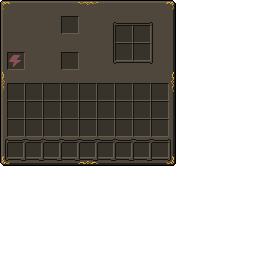
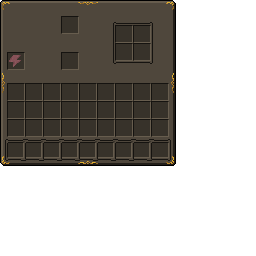
Before/after of a 256 × 256 layered artwork. What changed in the layer stack:
removed layer "background" over [left=2, top=72, right=174, bottom=93]
renamed "bordered-slots" to "te_background.png", painted on it over [left=2, top=72, right=174, bottom=93]
